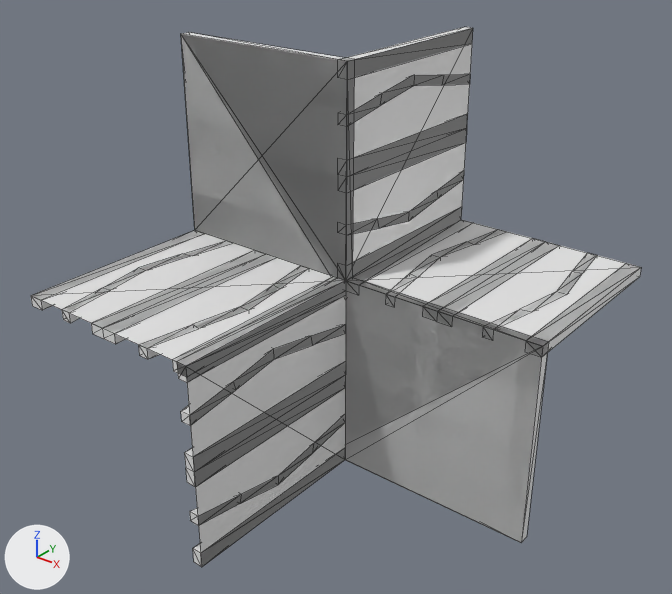
One commit to the OBJ model Data/bmc/tiles/t_232.obj: the scene before it, then after it.
The view is the same before and after, from a 50 mm camera at (1.2, -1.536, 0.902) aimed at (-0.008, -0.027, -0.034). Lighting does not change. The marker at lower left points along +X, +Y and +Z. Mesh edges are drawn as thin lines. Where no turn or scale is listed for an object, it has been applied to the vertices.

The first picture shows 't_232'.
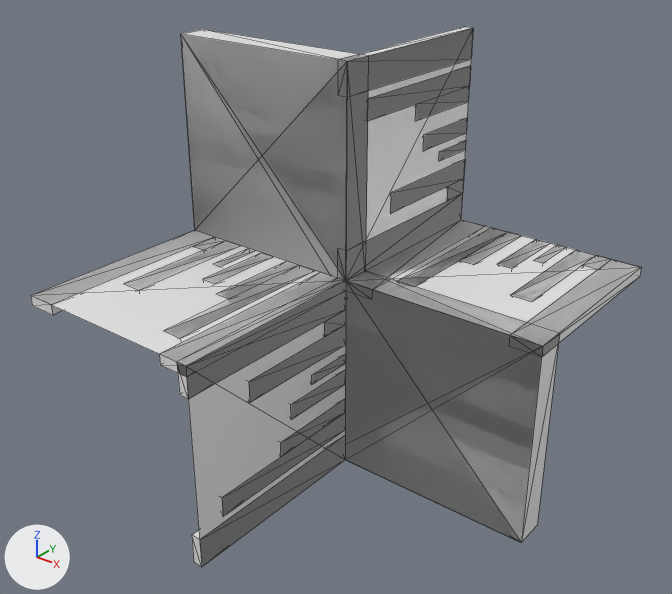
What differs and where, as boxes (x1, y1, x2, y2) in the pictures (672 x 594 px; the box of a moved part takes in the faces that stretch with it):
part 1 of me_t_232, added
    after: (423, 118, 468, 151)
part 2 of me_t_232, added
    after: (312, 354, 346, 384)
part 3 of me_t_232, added
    after: (439, 140, 466, 160)
part 4 of me_t_232, added
    after: (291, 370, 346, 419)
part 5 of me_t_232, added
    after: (535, 245, 566, 263)
part 6 of me_t_232, added
    after: (213, 249, 255, 267)
part 7 of me_t_232, added
    after: (498, 240, 548, 268)
part 8 of me_t_232, added
    after: (204, 253, 273, 284)
part 9 of me_t_232, rebuilt (21% narrower)
    before: (190, 415, 345, 526)
    after: (222, 399, 345, 516)
part 10 of me_t_232, rebuilt
    before: (386, 230, 507, 307)
    after: (398, 227, 520, 287)
part 11 of me_t_232, rebuilt (21% narrower, 8% taller)
    before: (338, 74, 470, 125)
    after: (367, 66, 471, 121)
part 12 of me_t_232, rebuilt
    before: (138, 266, 308, 359)
    after: (165, 261, 315, 337)
part 13 of me_t_232, deleted
    before: (91, 251, 276, 344)
part 14 of me_t_232, deleted
    before: (423, 240, 548, 327)
part 15 of me_t_232, deleted
    before: (185, 362, 346, 487)
part 16 of me_t_232, deleted
    before: (338, 116, 467, 192)
part 17 of me_t_232, moved or reshaped
    before: (31, 28, 640, 567)
    after: (31, 28, 641, 567)

The change in detail:
me_t_232 is used by ob_t_232; location (0.0, 0.0, 0.0).
me_t_232 had 287 vertices, 530 faces and spanned x -0.5..0.5, y -0.5..0.5, z -0.5..0.5.
me_t_232 now has 247 vertices, 436 faces and spans x -0.5..0.5, y -0.5..0.5, z -0.5..0.5.
me_t_232 part 1: a new loose piece, a box spanning x -0.025..0.0, y 0.3..0.5, z 0.237..0.277.
me_t_232 part 2: a new loose piece, a box spanning x -0.025..0.0, y -0.126..0.0, z -0.218..-0.193.
me_t_232 part 3: a new loose piece, a box spanning x -0.025..0.0, y 0.374..0.5, z 0.193..0.218.
me_t_232 part 4: a new loose piece, a box spanning x -0.025..0.0, y -0.2..0.0, z -0.277..-0.237.
me_t_232 part 5: a new loose piece, a box spanning x 0.282..0.307, y 0.374..0.5, z -0.025..0.0.
me_t_232 part 6: a new loose piece, a box spanning x -0.307..-0.282, y -0.126..0.0, z -0.025..0.0.
me_t_232 part 7: a new loose piece, a box spanning x 0.223..0.263, y 0.3..0.5, z -0.025..0.0.
me_t_232 part 8: a new loose piece, a box spanning x -0.263..-0.223, y -0.2..0.0, z -0.025..0.0.
me_t_232 part 9: the loose piece of 20 vertices spanning x -0.025..0.0, y -0.5..0.0, z -0.429..-0.362 is rebuilt with 14 vertices and now spans x -0.025..0.0, y -0.429..0.0, z -0.408..-0.318.
me_t_232 part 10: the loose piece of 20 vertices spanning x 0.071..0.138, y 0.0..0.5, z -0.025..0.0 is rebuilt with 14 vertices and now spans x 0.092..0.182, y 0.071..0.5, z -0.025..0.0.
me_t_232 part 11: the loose piece of 20 vertices spanning x -0.025..0.0, y 0.0..0.5, z 0.362..0.429 is rebuilt with 14 vertices and now spans x -0.025..0.0, y 0.071..0.5, z 0.318..0.408.
me_t_232 part 12: the loose piece of 20 vertices spanning x -0.138..-0.071, y -0.5..0.0, z -0.025..0.0 is rebuilt with 14 vertices and now spans x -0.182..-0.092, y -0.429..0.0, z -0.025..0.0.
me_t_232 part 13: the loose piece of 12 vertices spanning x -0.287..-0.213, y -0.5..0.0, z -0.025..0.0 is deleted.
me_t_232 part 14: the loose piece of 12 vertices spanning x 0.213..0.287, y 0.0..0.5, z -0.025..0.0 is deleted.
me_t_232 part 15: the loose piece of 12 vertices spanning x -0.025..0.0, y -0.5..0.0, z -0.287..-0.212 is deleted.
me_t_232 part 16: the loose piece of 12 vertices spanning x -0.025..0.0, y 0.0..0.5, z 0.212..0.287 is deleted.
me_t_232 part 17: 128 vertices removed from x -0.5..0.5, y -0.5..0.5, z -0.5..0.5; 96 vertices added at x -0.5..0.5, y -0.5..0.5, z -0.5..0.5.
